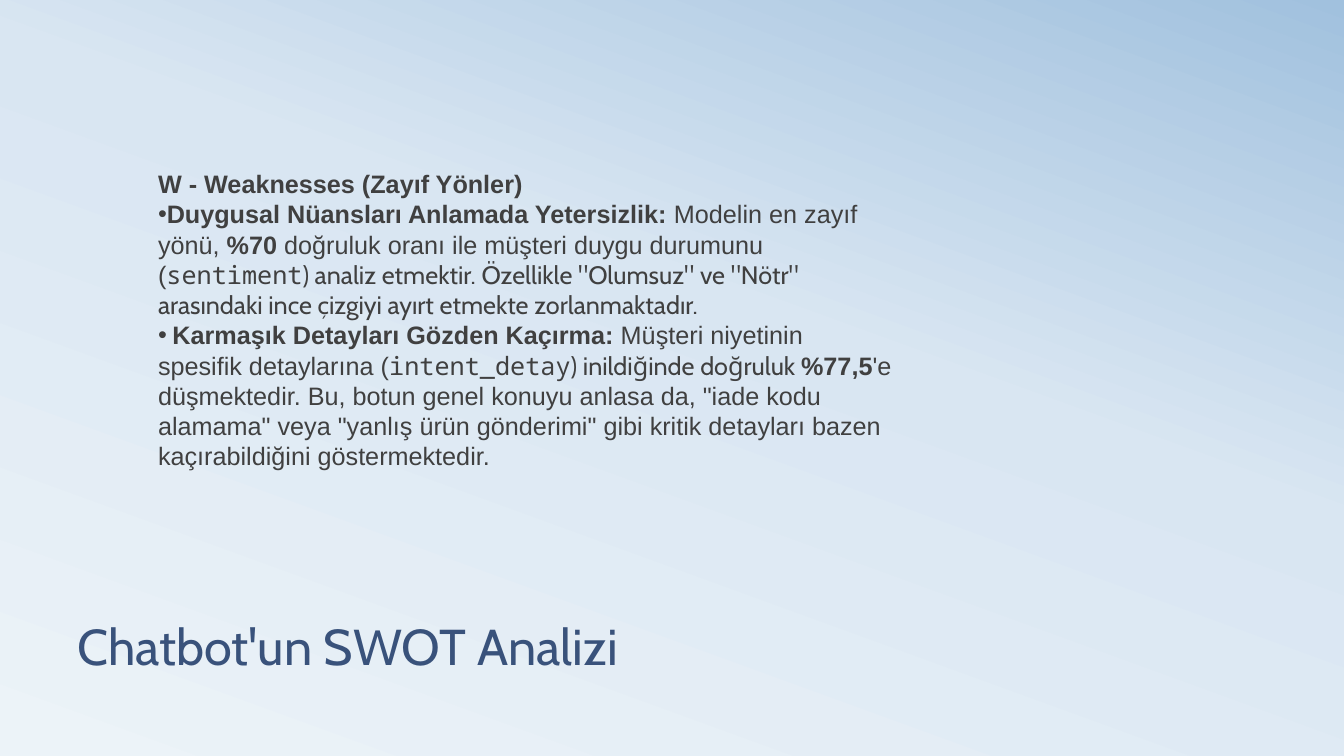
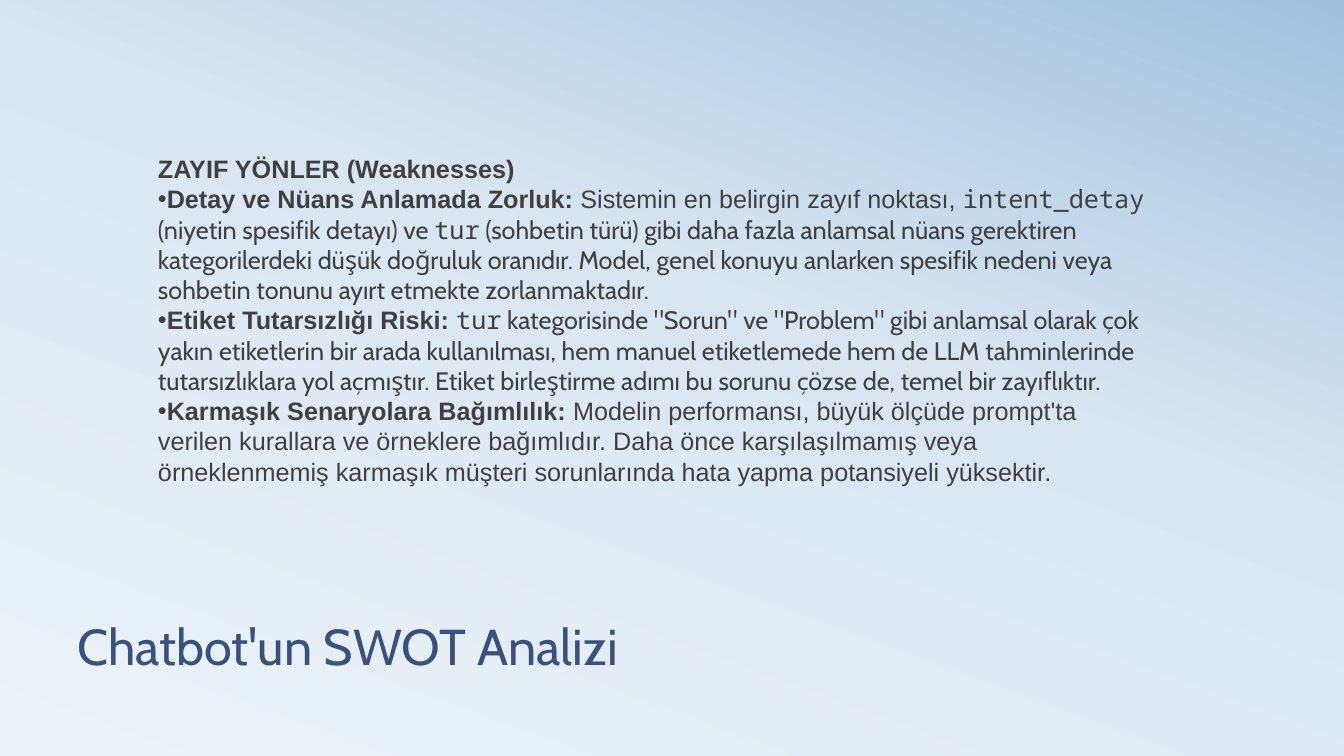
Before and after one commit to AsliAktas/mila-ai-eval, a slide deck: slide 12 of Trendyol Mila Sohbet Botu AI Analiz Ödevi.pptx. Drawn at 1344x756 pixels with LibreOffice and Linux fonts; fonts in the diff are those of the drawing. Boxes give left, top, right and bottom in pixels: in the first picture for what was removed or moved away, otherwise in the second. Text is boxed around its words. In the diff, an @@ line names an element or a change of style, - is before the commit and + after.

```diff
--- a/Trendyol Mila Sohbet Botu AI Analiz Ödevi.pptx
+++ b/Trendyol Mila Sohbet Botu AI Analiz Ödevi.pptx
@@ text removed at [158,174,891,471] @@
-W - Weaknesses (Zayıf Yönler)
-• Duygusal Nüansları Anlamada Yetersizlik: Modelin en zayıf yönü, %70 doğruluk oranı ile müşteri duygu durumunu (sentiment) analiz etmektir. Özellikle "Olumsuz" ve "Nötr" arasındaki ince çizgiyi ayırt etmekte zorlanmaktadır.
-• Karmaşık Detayları Gözden Kaçırma: Müşteri niyetinin spesifik detaylarına (intent_detay) inildiğinde doğruluk %77,5'e düşmektedir. Bu, botun genel konuyu anlasa da, "iade kodu alamama" veya "yanlış ürün gönderimi" gibi kritik detayları bazen kaçırabildiğini göstermektedir.
@@ text added at [158,158,1144,486], 18 pt, text #404040 @@
+ZAYIF YÖNLER (Weaknesses)
+• Detay ve Nüans Anlamada Zorluk: Sistemin en belirgin zayıf noktası, intent_detay (niyetin spesifik detayı) ve tur (sohbetin türü) gibi daha fazla anlamsal nüans gerektiren kategorilerdeki düşük doğruluk oranıdır. Model, genel konuyu anlarken spesifik nedeni veya sohbetin tonunu ayırt etmekte zorlanmaktadır.
+• Etiket Tutarsızlığı Riski: tur kategorisinde "Sorun" ve "Problem" gibi anlamsal olarak çok yakın etiketlerin bir arada kullanılması, hem manuel etiketlemede hem de LLM tahminlerinde tutarsızlıklara yol açmıştır. Etiket birleştirme adımı bu sorunu çözse de, temel bir zayıflıktır.
+• Karmaşık Senaryolara Bağımlılık: Modelin performansı, büyük ölçüde prompt'ta verilen kurallara ve örneklere bağımlıdır. Daha önce karşılaşılmamış veya örneklenmemiş karmaşık müşteri sorunlarında hata yapma potansiyeli yüksektir.
```
Also in this commit, not shown: 5 other slides changed, 5 slides added, 5 slides removed.
